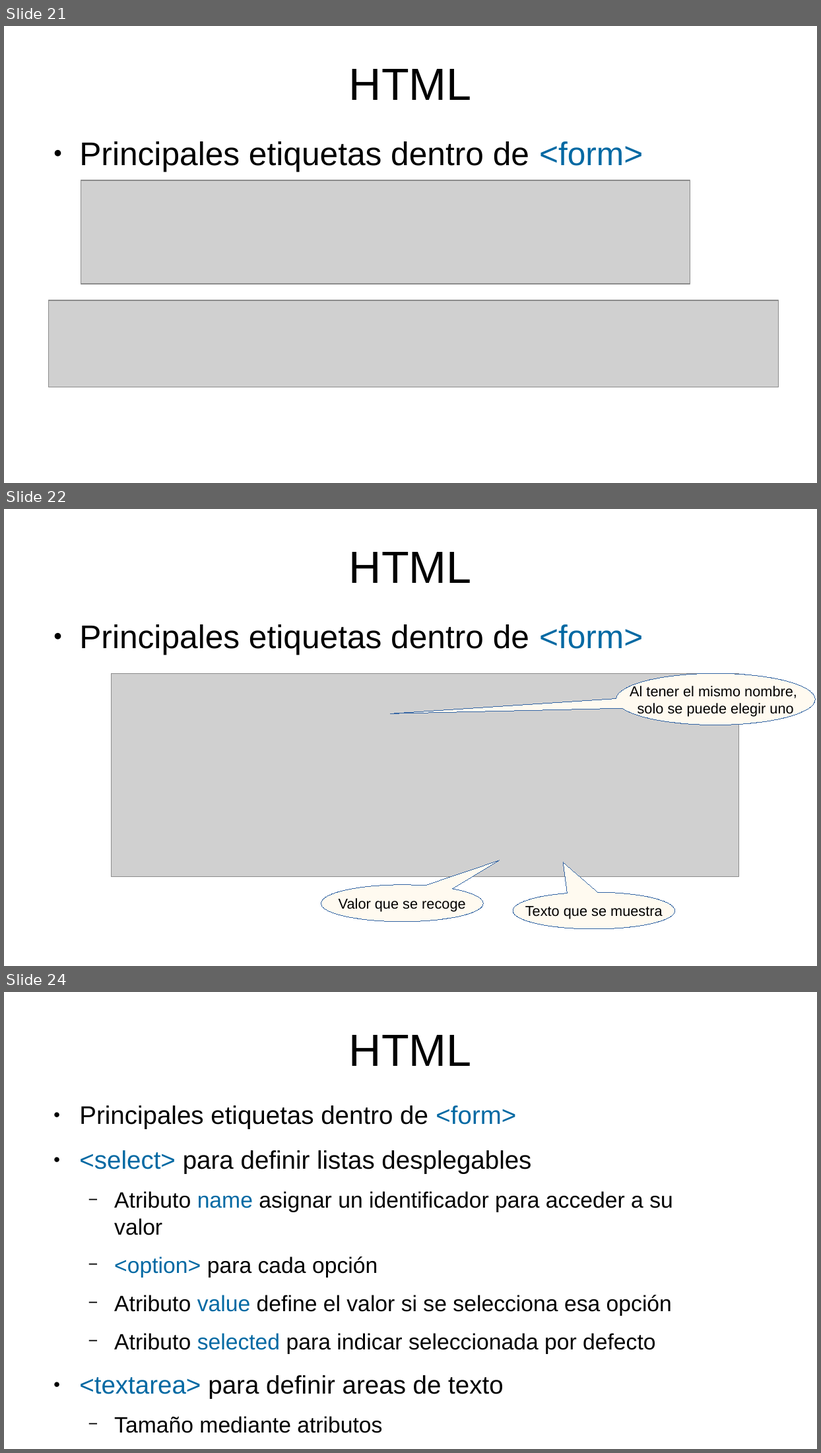
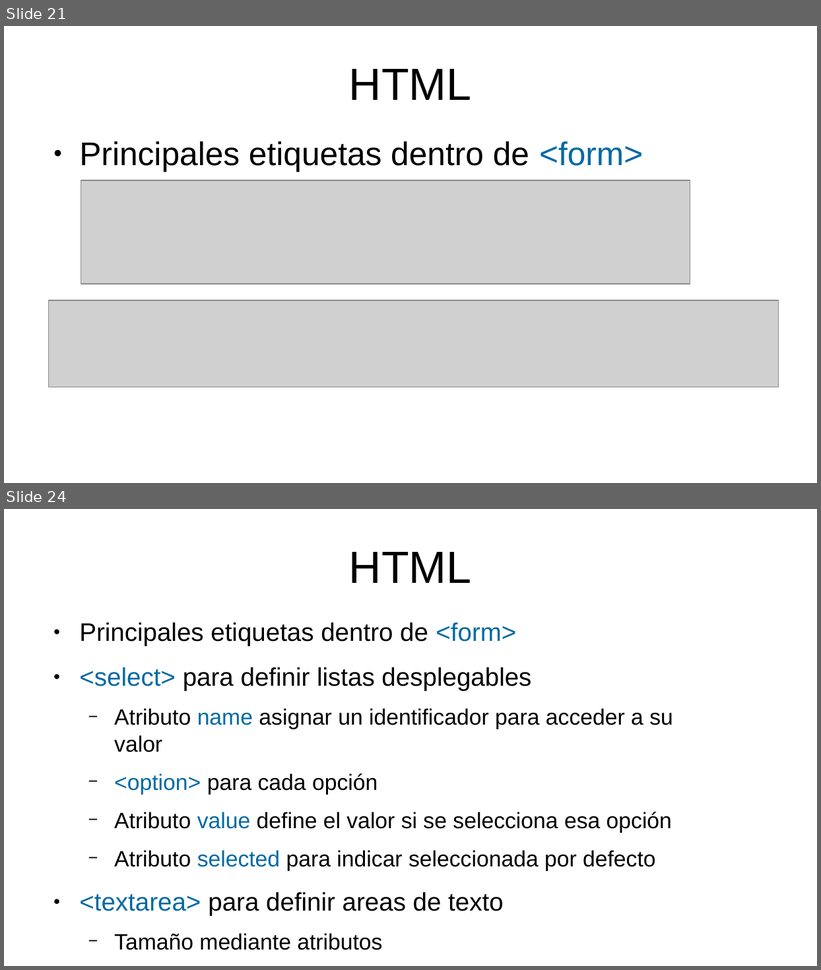
Before and after one commit to mikel-egana-aranguren/EHU-SGSSI-01, a slide deck: SistemasWeb/SistemasWeb.odp. Shown one above the other, each under a label of ours: slides 21, 22 and 24 before the commit, slides 21 and 24 after it; the slides between them are not shown. The pictures are 821x1453 and 821x970 pixels, drawn with LibreOffice and Linux fonts; fonts in the diff are those of the drawing; grey boxes stand for pictures; background and template pictures are left out. Boxes give left, top, right and bottom in pixels: in the first picture for what was removed or moved away, otherwise in the second. Text is boxed around its words. In the diff, an @@ line names an element or a change of style, - is before the commit and + after.

```diff
--- a/SistemasWeb/SistemasWeb.odp
+++ b/SistemasWeb/SistemasWeb.odp
@@ slide 22 removed at (4,509,817,966), background #FFFFFF @@
@@ title removed at (349,552,472,583) @@
-HTML
@@ text removed at (79,625,643,655) @@
-● Principales etiquetas dentro de <form>
@@ picture removed at (111,673,739,877) @@
@@ speech bubble removed at (616,673,816,725) @@
-Al tener el mismo nombre,
-solo se puede elegir uno
@@ speech bubble removed at (321,885,484,922) @@
-Valor que se recoge
@@ speech bubble removed at (513,892,675,929) @@
-Texto que se muestra
```
Also in this commit, not shown: 7 slides changed, 1 slide added, 4 other files.
